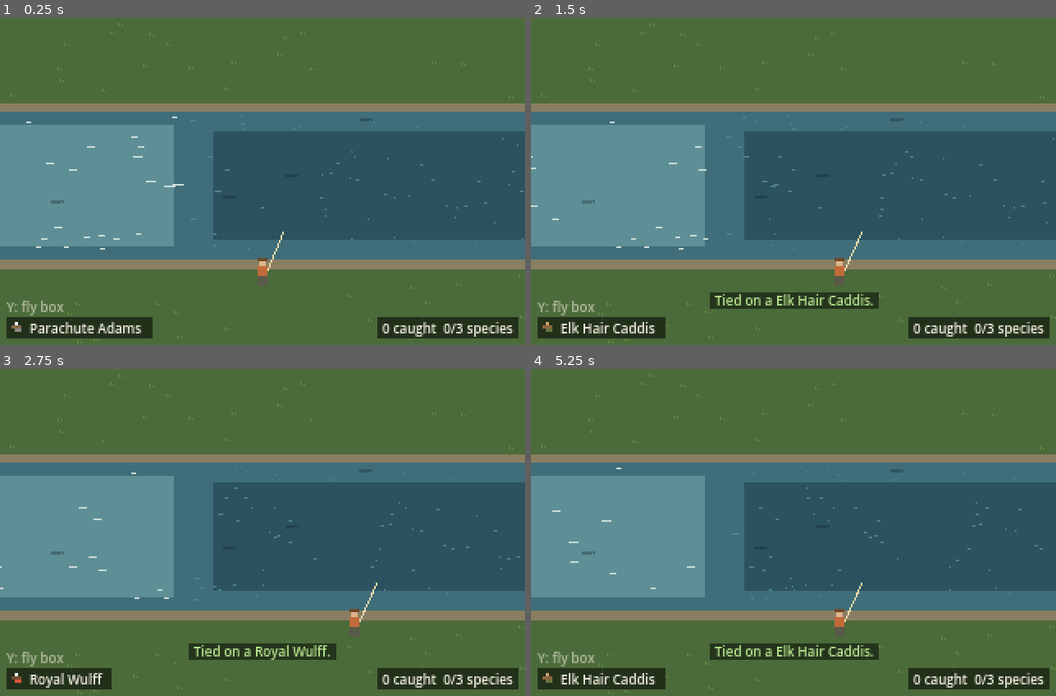
Above: before the commit, frames 1-4 (two rows, left to right).
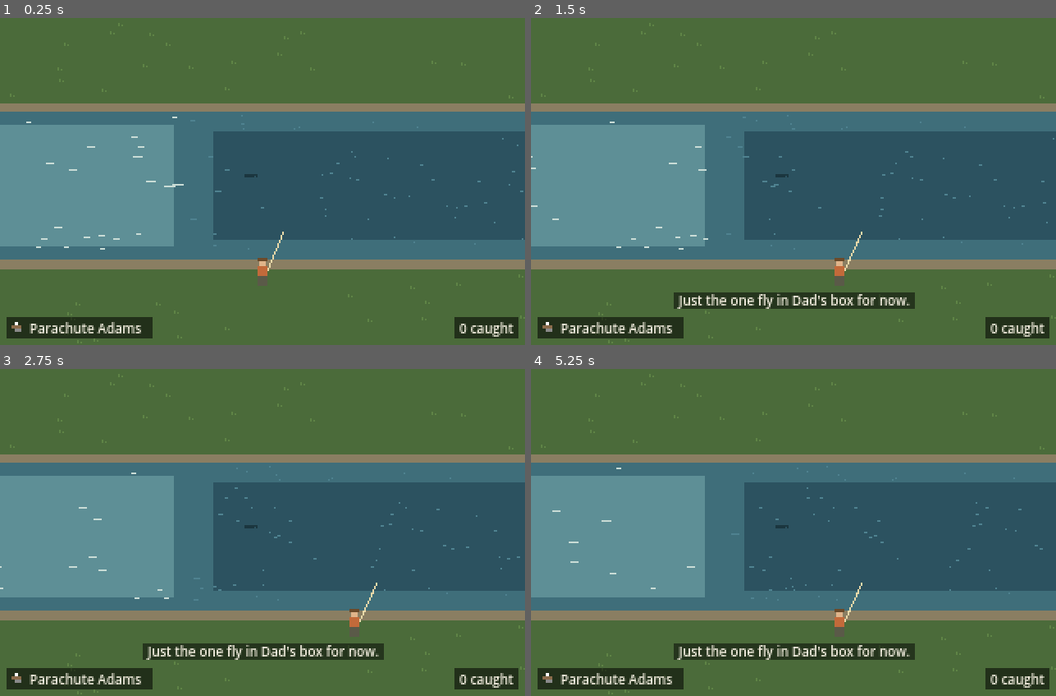
Above: after the commit, the same moments.

Repository: travernorm/Lodge
Game: Godot game, scene res://scenes/main.tscn
Same seed, same stepped clock (60 frames per second), same inputs: the game is played once before the commit and once after it.
Inputs (mouse positions are in pixels of both pictures, inside the frame that each line leads up to):
- Up to frame 1 (0.25 s): no input
- Up to frame 2 (1.5 s): move the mouse to (909, 165) at 0.52 s; hold D (move_right) 0.53-1.25 s; tap F (change_fly) at 0.6 s; click (909, 165) at 0.67 s; drag from (688, 197) to (767, 246) at 1.27 s
- Up to frame 3 (2.75 s): move the mouse to (315, 460) at 2.02 s; hold D (move_right) from 2.03 s (still down); tap F (change_fly) at 2.1 s
- Up to frame 4 (5.25 s): release D (move_right) at 2.75 s; drag from (767, 597) to (636, 483) at 2.77 s; move the mouse to (951, 581) at 3.52 s; hold A (move_left) 3.53-4.25 s; tap F (change_fly) at 3.6, 5.1 s; drag from (636, 483) to (714, 450) at 4.27 s; move the mouse to (819, 532) at 5.02 s; hold Backspace (back) from 5.03 s (still down); click (819, 532) at 5.17 s

The runs differ from the first frame. In frame 1, 1.4% of the frame differs, in the area x 1-98%, y 30-98%; in frame 2, 3.5%; in frame 3, 3.8%; in frame 4, 3.5%.

Commit message:
Simplify fishing: one trout, one fly, a plain bite chance
Playtest feedback: many casts and no bites. The rise rules (approach from
upstream, matching fly, no drag) were too strict to discover.

- Bites are now one roll per cast: bite_chance (60%) for a delicate landing
  right by the fish, x0.6 fair, x0.25 splashy, falling to 0 at bite_range (40 px).
  The odds show on screen after every landing.
- The stream holds one Redband Rainbow mid-pool; the fly box holds one
  Parachute Adams. Other flies/fish stay in data/ for later.
- The trout dimples on its own every few seconds so you can find it, and its
  shadow is easier to see.
- Gentler starter fish: 0.1-1.0 s hook-set window, and it can't snap the
  tippet at full pressure, so holding on works on a keyboard too.
- Tests: bite odds shape, 2000-cast bite rate, rise/take flow; smoke test
  plays a full catch of the stocked trout.
- docs/.gdignore stops Godot importing the README screenshots.

Co-Authored-By: Claude Opus 5.5 <noreply@anthropic.com>
Claude-Session: https://claude.ai/code/session_011A7L2m3eBT8i5iETC1jH1b

Diff:
--- a/data/fish/brook.tres
+++ b/data/fish/brook.tres
@@ -10,9 +10,8 @@
 color = Color(0.3, 0.32, 0.24, 1)
 lie_area = Rect2(205, 62, 100, 14)
 preferred_flies = PackedStringArray("royal_wulff")
-take_chance = 0.9
-off_pattern_take = 0.25
-drag_tolerance = 0.3
+bite_chance = 0.6
+bite_range = 40.0
 set_min = 0.08
 set_max = 0.45
 pull = 0.55
--- a/data/fish/cutthroat.tres
+++ b/data/fish/cutthroat.tres
@@ -10,9 +10,8 @@
 color = Color(0.36, 0.36, 0.22, 1)
 lie_area = Rect2(30, 68, 80, 48)
 preferred_flies = PackedStringArray("elk_hair_caddis")
-take_chance = 0.85
-off_pattern_take = 0.15
-drag_tolerance = 0.3
+bite_chance = 0.6
+bite_range = 40.0
 set_min = 0.25
 set_max = 0.85
 pull = 0.75
--- a/data/fish/redband.tres
+++ b/data/fish/redband.tres
@@ -6,16 +6,15 @@
 script = ExtResource("1_species")
 id = &"redband"
 display_name = "Redband Rainbow"
-description = "The desert-side rainbow of Eastern Oregon. Sits on the seam where the riffle spills into the pool, and runs hard."
+description = "The desert-side rainbow of Eastern Oregon. Holds in the middle of the pool and sips mayflies off the top."
 color = Color(0.3, 0.34, 0.3, 1)
-lie_area = Rect2(122, 72, 80, 50)
+lie_area = Rect2(150, 74, 50, 24)
 preferred_flies = PackedStringArray("parachute_adams")
-take_chance = 0.8
-off_pattern_take = 0.12
-drag_tolerance = 0.2
-set_min = 0.15
-set_max = 0.6
-pull = 0.95
+bite_chance = 0.6
+bite_range = 40.0
+set_min = 0.1
+set_max = 1.0
+pull = 0.65
 toughness = 1.2
 min_length_in = 10.0
 max_length_in = 20.0
--- a/scripts/fishing/fish.gd
+++ b/scripts/fishing/fish.gd
@@ -1,26 +1,27 @@
 class_name Fish
 extends RefCounted
-## One trout holding in the stream. It watches flies drift down to it and decides
-## whether to rise, refuse, or bolt, and it judges your hook set.
+## One trout holding in the stream.
+##
+## Bites are a simple roll per cast: when the fly lands, the fish works out a bite
+## chance from how close the fly landed and how softly (see bite_chance_for()).
+## If the roll succeeds, it rises to the fly a moment later. Then you have to set
+## the hook in its window.
 ##
 ## update() returns an event name the scene can react to:
-##   &"rising"      started coming up for the fly
-##   &"take"        took the fly: the hook-set window is open
-##   &"spat"        you waited too long and it spat the fly
-##   &"refuse"      looked and turned away (wrong fly)
-##   &"refuse_drag" turned away because the fly was dragging
-##   &"spook"       bolted (heavy drag)
+##   &"dimple"  a natural rise at its lie, so you can see where it is
+##   &"rising"  coming up for your fly
+##   &"take"    took the fly: the hook-set window is open
+##   &"spat"    you waited too long and it spat the fly
 
-enum State { HOLDING, RISING, TAKEN, HOOKED, COOLDOWN, GONE }
+enum State { HOLDING, WAITING, RISING, TAKEN, HOOKED, GONE }
 enum SetResult { HOOKED, TOO_EARLY, TOO_LATE, NO_FISH }
 
-const LOOK_UPSTREAM := 26.0  # px upstream it can see a fly coming
-const DECIDE_AT := -6.0  # it decides once the fly is this close upstream
-const LOOK_DOWNSTREAM := 4.0
-const LOOK_SIDE := 9.0
+const PRESENTATION_FACTOR := {"Delicate": 1.0, "Fair": 0.6, "Splashy": 0.25}
+const CLOSE_RANGE := 8.0  # px: inside this the distance doesn't lower the chance
 const RISE_TIME := 0.35
-const COOLDOWN_TIME := 4.0
-const GONE_TIME := 10.0
+const BITE_DELAY := Vector2(0.6, 2.0)  # seconds after landing before it rises
+const DIMPLE_EVERY := Vector2(3.0, 6.0)
+const GONE_TIME := 4.0
 
 var species: FishSpecies
 var lie := Vector2.ZERO
@@ -30,9 +31,11 @@
 var state := State.HOLDING
 ## Time since the take, while TAKEN.
 var since_take := 0.0
+## The bite chance rolled for the last cast that landed.
+var last_bite_chance := 0.0
 
 var _timer := 0.0
-var _looked := false
+var _dimple_timer := 0.0
 var _rng: RandomNumberGenerator
 
 
@@ -49,43 +52,57 @@
 	pos = lie
 	length_in = snappedf(_rng.randf_range(species.min_length_in, species.max_length_in), 0.5)
 	state = State.HOLDING
-	_looked = false
+	_dimple_timer = _rng.randf_range(0.5, DIMPLE_EVERY.y)
 
 
-## Visible in the water (not off sulking somewhere).
+## Visible in the water (not gone off somewhere).
 func is_present() -> bool:
 	return state != State.GONE
 
 
-## A fresh cast landed. Returns true if it landed hard enough nearby to spook the fish.
-func on_landing(at: Vector2, presentation: String) -> bool:
-	_looked = false
-	if state != State.HOLDING and state != State.COOLDOWN:
-		return false
+## 0..1 chance this fish bites a fly landing at `at` with the given presentation.
+func bite_chance_for(at: Vector2, presentation: String) -> float:
 	var d := at.distance_to(lie)
-	var spooked := d < 3.0 \
-		or (presentation == "Splashy" and d < 18.0) \
-		or (presentation == "Fair" and d < 7.0)
-	if spooked:
-		leave()
-	return spooked
+	if d > species.bite_range:
+		return 0.0
+	var closeness := 1.0 - clampf((d - CLOSE_RANGE) / (species.bite_range - CLOSE_RANGE), 0.0, 1.0)
+	return species.bite_chance * closeness * PRESENTATION_FACTOR.get(presentation, 0.5)
 
 
-func update(dt: float, fly: Vector2, fly_id: StringName, drag: float, fly_on_water: bool) -> StringName:
+## A cast landed: roll for a bite. Returns the chance that was rolled.
+func on_landing(at: Vector2, presentation: String) -> float:
+	if state == State.GONE or state == State.HOOKED:
+		return 0.0
+	last_bite_chance = bite_chance_for(at, presentation)
+	if _rng.randf() < last_bite_chance:
+		state = State.WAITING
+		_timer = _rng.randf_range(BITE_DELAY.x, BITE_DELAY.y)
+	else:
+		_settle()
+	return last_bite_chance
+
+
+func update(dt: float, fly: Vector2, fly_on_water: bool) -> StringName:
 	_timer -= dt
 	match state:
-		State.COOLDOWN:
-			if _timer <= 0.0:
-				state = State.HOLDING
 		State.GONE:
 			if _timer <= 0.0:
 				respawn()
 		State.HOLDING:
-			if fly_on_water and not _looked:
-				return _judge(fly, fly_id, drag)
+			_dimple_timer -= dt
+			if _dimple_timer <= 0.0:
+				_dimple_timer = _rng.randf_range(DIMPLE_EVERY.x, DIMPLE_EVERY.y)
+				return &"dimple"
+		State.WAITING:
+			if not fly_on_water:
+				_settle()
+			elif _timer <= 0.0:
+				state = State.RISING
+				_timer = RISE_TIME
+				return &"rising"
 		State.RISING:
 			if not fly_on_water:
-				_cooldown()
+				_settle()
 				return &""
 			pos = lie.lerp(fly, clampf(1.0 - _timer / RISE_TIME, 0.0, 1.0))
 			if _timer <= 0.0:
@@ -97,7 +114,7 @@
 			since_take += dt
 			pos = fly
 			if since_take > species.set_max:
-				_cooldown()
+				_settle()
 				return &"spat"
 	return &""
 
@@ -106,50 +123,27 @@
 func try_set() -> SetResult:
 	match state:
 		State.RISING:
-			leave()
+			_settle()
 			return SetResult.TOO_EARLY
 		State.TAKEN:
 			if since_take < species.set_min:
-				leave()
+				_settle()
 				return SetResult.TOO_EARLY
 			if since_take > species.set_max:
-				_cooldown()
+				_settle()
 				return SetResult.TOO_LATE
 			state = State.HOOKED
 			return SetResult.HOOKED
 	return SetResult.NO_FISH
 
 
-## Spooked, broke off, or released: gone for a while, then a new fish takes the lie.
+## Landed or broke off: gone for a moment, then a fish takes the lie again.
 func leave() -> void:
 	state = State.GONE
 	_timer = GONE_TIME
 	pos = lie
 
 
-func _judge(fly: Vector2, fly_id: StringName, drag: float) -> StringName:
-	var dx := fly.x - lie.x
-	if absf(fly.y - lie.y) > LOOK_SIDE or dx < -LOOK_UPSTREAM or dx > LOOK_DOWNSTREAM:
-		return &""
-	if dx < DECIDE_AT:
-		return &""
-	_looked = true
-	if drag > species.drag_tolerance:
-		if drag > 0.6 and _rng.randf() < 0.5:
-			leave()
-			return &"spook"
-		_cooldown()
-		return &"refuse_drag"
-	var chance := species.take_chance if species.preferred_flies.has(String(fly_id)) else species.off_pattern_take
-	if _rng.randf() < chance:
-		state = State.RISING
-		_timer = RISE_TIME
-		return &"rising"
-	_cooldown()
-	return &"refuse"
-
-
-func _cooldown() -> void:
-	state = State.COOLDOWN
-	_timer = COOLDOWN_TIME
+func _settle() -> void:
+	state = State.HOLDING
 	pos = lie
--- a/scripts/fishing/fish_species.gd
+++ b/scripts/fishing/fish_species.gd
@@ -11,15 +11,14 @@
 ## Area of the test stream (screen px) where this fish picks its lie.
 @export var lie_area := Rect2(0, 60, 320, 80)
 
-@export_group("What it eats")
-## Fly ids this fish takes readily.
+@export_group("Biting")
+## Chance it bites a delicate cast landing right by it. Fair landings get 60% of
+## this and splashy ones 25%, and it falls off with distance out to bite_range.
+@export_range(0.0, 1.0) var bite_chance := 0.6
+## Casts landing farther than this (px) from the fish never get a bite.
+@export var bite_range := 40.0
+## Fly ids this fish likes. Not used for bites yet; kept for when the fly box returns.
 @export var preferred_flies := PackedStringArray()
-## Chance it takes a preferred fly on a clean drift.
-@export_range(0.0, 1.0) var take_chance := 0.85
-## Chance it takes any other fly.
-@export_range(0.0, 1.0) var off_pattern_take := 0.15
-## Drag above this and it refuses.
-@export_range(0.0, 1.0) var drag_tolerance := 0.25
 
 @export_group("Hook set")
 ## Seconds after the take. Set sooner and you pull the fly away; later and it spits the fly.
--- a/scripts/fishing/fishing_controller.gd
+++ b/scripts/fishing/fishing_controller.gd
@@ -11,17 +11,14 @@
 enum Phase { NONE, DRIFT, FIGHT }
 
 ## The fly box. Y (F on keyboard) cycles through it while the line is reeled in.
+## Starts with just one fly; more patterns are waiting in data/flies/.
 @export var flies: Array[FlyPattern] = [
 	preload("res://data/flies/parachute_adams.tres"),
-	preload("res://data/flies/elk_hair_caddis.tres"),
-	preload("res://data/flies/royal_wulff.tres"),
 ]
-## One fish is stocked for each entry.
+## One fish is stocked for each entry. Starts with one trout in the pool; more
+## species are waiting in data/fish/.
 @export var stocking: Array[FishSpecies] = [
-	preload("res://data/fish/cutthroat.tres"),
 	preload("res://data/fish/redband.tres"),
-	preload("res://data/fish/redband.tres"),
-	preload("res://data/fish/brook.tres"),
 ]
 
 const CARD_SECONDS := 3.5
@@ -30,7 +27,7 @@
 const COL_LINE := Color("d8cfa6")
 const COL_LINE_TIGHT := Color("f2a65a")
 const COL_LINE_DANGER := Color("e8553a")
-const COL_FISH_SHADOW := Color(0.05, 0.12, 0.14, 0.32)
+const COL_FISH_SHADOW := Color(0.05, 0.12, 0.14, 0.55)
 const COL_WAKE := Color(1, 1, 1, 0.6)
 const COL_RING := Color(1, 1, 1, 0.85)
 const COL_PANEL := Color(0, 0, 0, 0.55)
@@ -126,11 +123,14 @@
 	for f in fish:
 		if f == hooked:
 			continue
-		_on_fish_event(f, f.update(delta, drift.fly, current_fly().id, drift.drag, on_water))
+		_on_fish_event(f, f.update(delta, drift.fly, on_water))
 	queue_redraw()
 
 
 func _change_fly() -> void:
+	if flies.size() < 2:
+		_cast.show_message("Just the one fly in Dad's box for now.", 0.5)
+		return
 	if _cast.model.state != CastModel.State.IDLE:
 		_cast.show_message("Reel in first (B) to change flies.", 0.5)
 		return
@@ -147,12 +147,14 @@
 	phase = Phase.DRIFT
 	_fly_taken = false
 	drift.start(_stream.rod_tip(), at)
-	var spooked := false
+	var best := 0.0
 	for f in fish:
-		spooked = f.on_landing(at, _cast.model.presentation) or spooked
-	if spooked:
-		_cast.show_message("That landing spooked a fish.", 0.2)
-		_burst(at, 14.0)
+		best = maxf(best, f.on_landing(at, _cast.model.presentation))
+	var presentation: String = _cast.model.presentation
+	if best <= 0.0:
+		_cast.show_message("%s landing. Too far from the fish for a bite." % presentation, 0.4)
+	else:
+		_cast.show_message("%s landing. %d%% chance of a bite." % [presentation, roundi(best * 100.0)], best / 0.6)
 
 
 func _update_drift(delta: float) -> void:
@@ -211,14 +213,10 @@
 		&"spat":
 			_fly_taken = false
 			_cast.show_message("Too late. It spat the fly.", 0.3)
-		&"refuse":
-			_cast.show_message("A fish looked and refused. Wrong fly?", 0.4)
-			_rings.append(Vector3(f.lie.x, f.lie.y, _time - 0.4))
-		&"refuse_drag":
-			_cast.show_message("Drag! The fish turned away. Mend sooner.", 0.3)
-		&"spook":
-			_cast.show_message("The skating fly spooked a fish.", 0.1)
-			_burst(f.lie, 10.0)
+		&"dimple":
+			_rings.append(Vector3(f.lie.x, f.lie.y, _time - 0.3))
+		&"rising":
+			_cast.show_message("Here it comes...", 1.0)
 
 
 # --- Fight -----------------------------------------------------------------
@@ -383,9 +381,12 @@
 	draw_rect(box, COL_PANEL)
 	fly.draw_at(self, box.position + Vector2(5, 5), 2.0)
 	draw_string(font, box.position + Vector2(14, 10), fly.display_name, HORIZONTAL_ALIGNMENT_LEFT, -1, 8, COL_TEXT)
-	draw_string(font, box.position + Vector2(0, -3), "Y: fly box", HORIZONTAL_ALIGNMENT_LEFT, -1, 8, COL_DIM)
+	if flies.size() > 1:
+		draw_string(font, box.position + Vector2(0, -3), "Y: fly box", HORIZONTAL_ALIGNMENT_LEFT, -1, 8, COL_DIM)
 	# Catch log, bottom right.
-	var log_text := "%d caught  %d/%d species" % [catches.size(), species_caught(), _unique_species()]
+	var log_text := "%d caught" % catches.size()
+	if _unique_species() > 1:
+		log_text += "  %d/%d species" % [species_caught(), _unique_species()]
 	var w := font.get_string_size(log_text, HORIZONTAL_ALIGNMENT_LEFT, -1, 8).x
 	var log_box := Rect2(view.x - w - 10, view.y - 17, w + 6, 13)
 	draw_rect(log_box, COL_PANEL)
--- a/tests/fishing_test.gd
+++ b/tests/fishing_test.gd
@@ -22,14 +22,16 @@
 	_test_faster_belly_drags()
 	_test_mend_buys_a_drag_free_drift()
 	_test_early_mend_jolts_fly()
-	_test_right_fly_gets_eaten()
-	_test_wrong_fly_mostly_refused()
-	_test_drag_refused()
-	_test_splashy_cast_spooks()
+	_test_bite_chance_by_distance_and_presentation()
+	_test_bite_rate_matches_the_odds()
+	_test_bite_becomes_a_take()
+	_test_picking_up_cancels_a_bite()
+	_test_dimples_show_where_the_fish_is()
 	_test_set_timing()
-	_test_full_pressure_snaps_a_redband()
+	_test_full_pressure_snaps_a_strong_fish()
 	_test_no_pressure_throws_hook()
 	_test_steady_pressure_lands_fish()
+	_test_holding_on_lands_the_starter_trout()
 	if _failures == 0:
 		print("Fishing tests passed.")
 		quit(0)
@@ -45,7 +47,7 @@
 		var fly := load(path) as FlyPattern
 		_check(fly != null and fly.display_name != "", "data: %s loads" % path.get_file())
 	for sp in [_cutthroat, _redband, _brook]:
-		_check(sp != null and sp.preferred_flies.size() > 0, "data: %s has a preferred fly" % sp.id)
+		_check(sp != null and sp.bite_chance > 0.0 and sp.bite_range > Fish.CLOSE_RANGE, "data: %s has bite odds" % sp.id)
 		_check(sp.set_min < sp.set_max, "data: %s set window is valid" % sp.id)
 
 
@@ -141,27 +143,58 @@
 
 # --- Fish ------------------------------------------------------------------
 
-func _test_right_fly_gets_eaten() -> void:
-	var takes := _count_rises(_brook, &"royal_wulff", 0.0, 40)
-	_check(takes >= 30, "fish: brook trout rises to a Royal Wulff most drifts (%d/40)" % takes)
-
-
-func _test_wrong_fly_mostly_refused() -> void:
-	var takes := _count_rises(_brook, &"elk_hair_caddis", 0.0, 40)
-	_check(takes <= 18, "fish: brook trout mostly refuses the wrong fly (%d/40)" % takes)
-
-
-func _test_drag_refused() -> void:
-	var takes := _count_rises(_brook, &"royal_wulff", 0.5, 40)
-	_check(takes == 0, "fish: a dragging fly never gets eaten (%d/40)" % takes)
-
-
-func _test_splashy_cast_spooks() -> void:
-	var f := Fish.new(_cutthroat, _rng)
-	_check(f.on_landing(f.lie + Vector2(-10, 0), "Splashy"), "fish: splashy cast nearby spooks it")
-	_check(f.state == Fish.State.GONE, "fish: spooked fish leaves")
-	var g := Fish.new(_cutthroat, _rng)
-	_check(not g.on_landing(g.lie + Vector2(-14, 0), "Delicate"), "fish: delicate cast upstream doesn't spook it")
+func _test_bite_chance_by_distance_and_presentation() -> void:
+	var f := Fish.new(_redband, _rng)
+	var close := f.lie + Vector2(-5, 0)
+	var delicate := f.bite_chance_for(close, "Delicate")
+	_check(is_equal_approx(delicate, _redband.bite_chance), "odds: delicate cast right by the fish gets the full chance (%.2f)" % delicate)
+	_check(f.bite_chance_for(close, "Fair") < delicate, "odds: a fair landing is less likely")
+	_check(f.bite_chance_for(close, "Splashy") < f.bite_chance_for(close, "Fair"), "odds: a splashy landing is least likely")
+	var mid := f.bite_chance_for(f.lie + Vector2(0, -_redband.bite_range * 0.6), "Delicate")
+	_check(mid > 0.0 and mid < delicate, "odds: farther away is less likely (%.2f)" % mid)
+	_check(f.bite_chance_for(f.lie + Vector2(_redband.bite_range + 1.0, 0), "Delicate") == 0.0, "odds: out of range never bites")
+
+
+func _test_bite_rate_matches_the_odds() -> void:
+	var f := Fish.new(_redband, _rng)
+	var bites := 0
+	var casts := 2000
+	for i in casts:
+		f.on_landing(f.lie + Vector2(-5, 0), "Delicate")
+		if f.state == Fish.State.WAITING:
+			bites += 1
+	var rate := float(bites) / casts
+	_check(absf(rate - _redband.bite_chance) < 0.04, "odds: bite rate over %d casts is %.2f (expected %.2f)" % [casts, rate, _redband.bite_chance])
+
+
+func _test_bite_becomes_a_take() -> void:
+	var f := Fish.new(_eager(_redband), _rng)
+	var fly := f.lie + Vector2(-5, 0)
+	f.on_landing(fly, "Delicate")
+	var events: Array[StringName] = []
+	for i in 180:
+		var e := f.update(DT, fly, true)
+		if e != &"" and e != &"dimple":
+			events.append(e)
+		if f.state == Fish.State.TAKEN:
+			break
+	_check(events == [&"rising", &"take"], "take: a bite rises then takes the fly (%s)" % [events])
+
+
+func _test_picking_up_cancels_a_bite() -> void:
+	var f := Fish.new(_eager(_redband), _rng)
+	f.on_landing(f.lie, "Delicate")
+	f.update(DT, f.lie, false)
+	_check(f.state == Fish.State.HOLDING, "take: lifting the fly off the water cancels the bite")
+
+
+func _test_dimples_show_where_the_fish_is() -> void:
+	var f := Fish.new(_redband, _rng)
+	var dimples := 0
+	for i in 600:
+		if f.update(DT, Vector2.ZERO, false) == &"dimple":
+			dimples += 1
+	_check(dimples >= 1, "dimple: the fish rises on its own now and then (%d in 10 s)" % dimples)
 
 
 func _test_set_timing() -> void:
@@ -174,19 +207,22 @@
 	var late := _taken_fish(_cutthroat)
 	var event := &""
 	for i in 120:
-		var e := late.update(DT, late.pos, &"elk_hair_caddis", 0.0, true)
+		var e := late.update(DT, late.pos, true)
 		if e != &"":
 			event = e
+			break
 	_check(event == &"spat", "set: waiting too long, it spits the fly")
 	_check(Fish.new(_cutthroat, _rng).try_set() == Fish.SetResult.NO_FISH, "set: nothing there, nothing happens")
 
 
 # --- Fight -----------------------------------------------------------------
 
-func _test_full_pressure_snaps_a_redband() -> void:
-	var f := FightModel.new(_redband, 50.0, -PI / 2.0, _rng)
+func _test_full_pressure_snaps_a_strong_fish() -> void:
+	var strong: FishSpecies = _redband.duplicate()
+	strong.pull = 1.0
+	var f := FightModel.new(strong, 50.0, -PI / 2.0, _rng)
 	var result := _run_fight(f, 10.0, func(_f: FightModel): return Vector2(0, -1))
-	_check(result == FightModel.Result.SNAPPED, "fight: full pressure on a running redband snaps it (%s)" % FightModel.Result.keys()[result])
+	_check(result == FightModel.Result.SNAPPED, "fight: full pressure on a strong running fish snaps it (%s)" % FightModel.Result.keys()[result])
 
 
 func _test_no_pressure_throws_hook() -> void:
@@ -205,6 +241,14 @@
 		_check(result == FightModel.Result.LANDED, "fight: easing off on runs lands a %s (%s)" % [sp.id, FightModel.Result.keys()[result]])
 
 
+func _test_holding_on_lands_the_starter_trout() -> void:
+	# The starter redband is gentle: holding full pressure the whole fight (as on
+	# a keyboard) lands it instead of snapping.
+	var f := FightModel.new(_redband, 50.0, -PI / 2.0, _rng)
+	var result := _run_fight(f, 60.0, func(_f: FightModel): return Vector2(0, -1))
+	_check(result == FightModel.Result.LANDED, "fight: holding on the whole time lands the starter redband (%s)" % FightModel.Result.keys()[result])
+
+
 # --- Helpers ---------------------------------------------------------------
 
 func _run_drift(d: DriftModel, seconds: float, flow: Callable) -> void:
@@ -212,20 +256,11 @@
 		d.update(DT, flow)
 
 
-## Drifts a fly straight down onto a fresh fish's nose, many times over, and
-## counts how often it rises.
-func _count_rises(species: FishSpecies, fly_id: StringName, drag: float, trials: int) -> int:
-	var takes := 0
-	for i in trials:
-		var f := Fish.new(species, _rng)
-		var fly := f.lie + Vector2(-20, 0)
-		f.on_landing(fly, "Delicate")
-		for step in 60:
-			fly.x += 30.0 * DT
-			if f.update(DT, fly, fly_id, drag, true) == &"rising":
-				takes += 1
-				break
-	return takes
+## A copy of a species that always bites, for testing what happens after.
+func _eager(species: FishSpecies) -> FishSpecies:
+	var copy: FishSpecies = species.duplicate()
+	copy.bite_chance = 1.0
+	return copy
 
 
 func _taken_fish(species: FishSpecies) -> Fish:
--- a/tests/smoke_test.gd
+++ b/tests/smoke_test.gd
@@ -46,6 +46,20 @@
 		_fail("Cast controller script did not load")
 		return
 
+	# Make the stream's trout certain to bite and put it where the cast will land.
+	var fishing := main.get_node_or_null(^"Fishing")
+	if fishing == null or not fishing.has_method(&"current_fly"):
+		_fail("Fishing controller script did not load")
+		return
+	if fishing.fish.size() != 1:
+		_fail("Expected one trout in the stream, found %d" % fishing.fish.size())
+		return
+	var trout: Fish = fishing.fish[0]
+	trout.species = trout.species.duplicate()
+	trout.species.bite_chance = 1.0
+	trout.lie = Vector2(166, 99)
+	trout.pos = trout.lie
+
 	# Play one real cast through the input system: R back cast, overlap into L,
 	# hold L, let go, and check the fly lands on the water.
 	var ideal: float = cast.model.tuning.base_stroke_time + cast.model.tuning.line_start * cast.model.tuning.stroke_time_per_px
@@ -65,32 +79,15 @@
 		return
 	var landing: Vector2 = cast.fly_pos
 
-
-	# The fly is drifting. Plant a brook trout just downstream of it, tie on the
-	# fly it likes, and play the whole catch through the input system.
-	var fishing := main.get_node_or_null(^"Fishing")
-	if fishing == null or not fishing.has_method(&"current_fly"):
-		_fail("Fishing controller script did not load")
-		return
+	# The fly is drifting over the trout. Wait for the bite, set, and fight it
+	# through the input system.
 	if fishing.phase != 1:  # Phase.DRIFT
 		_fail("Fly landed but no drift started")
 		return
-	var brook: Fish = null
-	for f in fishing.fish:
-		if f.species.id == &"brook":
-			brook = f
-	brook.species = brook.species.duplicate()
-	brook.species.take_chance = 1.0
-	brook.lie = cast.fly_pos + Vector2(14, 0)
-	brook.pos = brook.lie
-	brook.state = Fish.State.HOLDING
-	for i in fishing.flies.size():
-		if fishing.flies[i].id == &"royal_wulff":
-			fishing.fly_index = i
-	if not await _wait_for(cast, func(): return brook.state == Fish.State.TAKEN, 3.0):
-		_fail("Brook trout never took the fly (state %s)" % Fish.State.keys()[brook.state])
+	if not await _wait_for(cast, func(): return trout.state == Fish.State.TAKEN, 4.0):
+		_fail("The trout never took the fly (state %s)" % Fish.State.keys()[trout.state])
 		return
-	await _wait(cast, brook.species.set_min + 0.05)
+	await _wait(cast, trout.species.set_min + 0.05)
 	_stick(Vector2(0, -1))  # flick up to set
 	await _wait(cast, 0.05)
 	if fishing.phase != 2:  # Phase.FIGHT
@@ -111,7 +108,7 @@
 		return
 
 	print("Smoke test passed: %d input actions, scripted cast landed %s (%s), %s rose, was hooked and landed." % [
-		REQUIRED_ACTIONS.size(), landing.round(), cast.model.presentation, brook.species.display_name])
+		REQUIRED_ACTIONS.size(), landing.round(), cast.model.presentation, trout.species.display_name])
 	quit(0)
 
 
--- a/tools/capture_screenshot.gd
+++ b/tools/capture_screenshot.gd
@@ -24,12 +24,6 @@
 
 func _run() -> void:
 	await _wait(0.3)
-	# Tie on a Royal Wulff and walk a little upstream.
-	_fishing.fly_index = 2
-	Input.action_press(&"move_left")
-	await _wait(0.6)
-	Input.action_release(&"move_left")
-
 	# Back cast, forward cast, two false casts, deliver.
 	Input.action_press(&"cast_back")
 	await _wait(_ideal())
@@ -50,21 +44,18 @@
 	Input.action_release(&"cast_forward")
 	await _wait(_cast.model.tuning.flight_time + 0.1)
 
-	# Plant an eager brook trout just downstream of the fly.
-	var brook: Fish = null
-	for f in _fishing.fish:
-		if f.species.id == &"brook":
-			brook = f
-	brook.species = brook.species.duplicate()
-	brook.species.take_chance = 1.0
-	brook.lie = _cast.fly_pos + Vector2(22, 1)
-	brook.pos = brook.lie
-	brook.state = Fish.State.HOLDING
-	await _wait(0.35)
+	# Move the trout next to where the fly landed and make it bite for sure.
+	var trout: Fish = _fishing.fish[0]
+	trout.species = trout.species.duplicate()
+	trout.species.bite_chance = 1.0
+	trout.lie = _cast.fly_pos + Vector2(16, 3)
+	trout.pos = trout.lie
+	trout.on_landing(_cast.fly_pos, "Delicate")
+	await _wait(0.3)
 	await _save("drift")
-	while brook.state != Fish.State.TAKEN:
+	while trout.state != Fish.State.TAKEN:
 		await process_frame
-	await _wait(brook.species.set_min + 0.05)
+	await _wait(trout.species.set_min + 0.05)
 	_stick(Vector2(0, -1))
 	await _wait(0.05)
 
Not shown, added: docs/.gdignore
Binary file changed: docs/screenshots/cast-backcast.png
Not shown, removed: docs/screenshots/cast-backcast.png.import
Not shown, removed: docs/screenshots/cast-landed.png.import
Binary file changed: docs/screenshots/caught.png
Not shown, removed: docs/screenshots/caught.png.import
Binary file changed: docs/screenshots/drift.png
Not shown, removed: docs/screenshots/drift.png.import
Binary file changed: docs/screenshots/fight.png
Not shown, removed: docs/screenshots/fight.png.import
Not shown, removed: docs/screenshots/stream-test.png.import
Not shown, changed: docs/TOOLING.md
